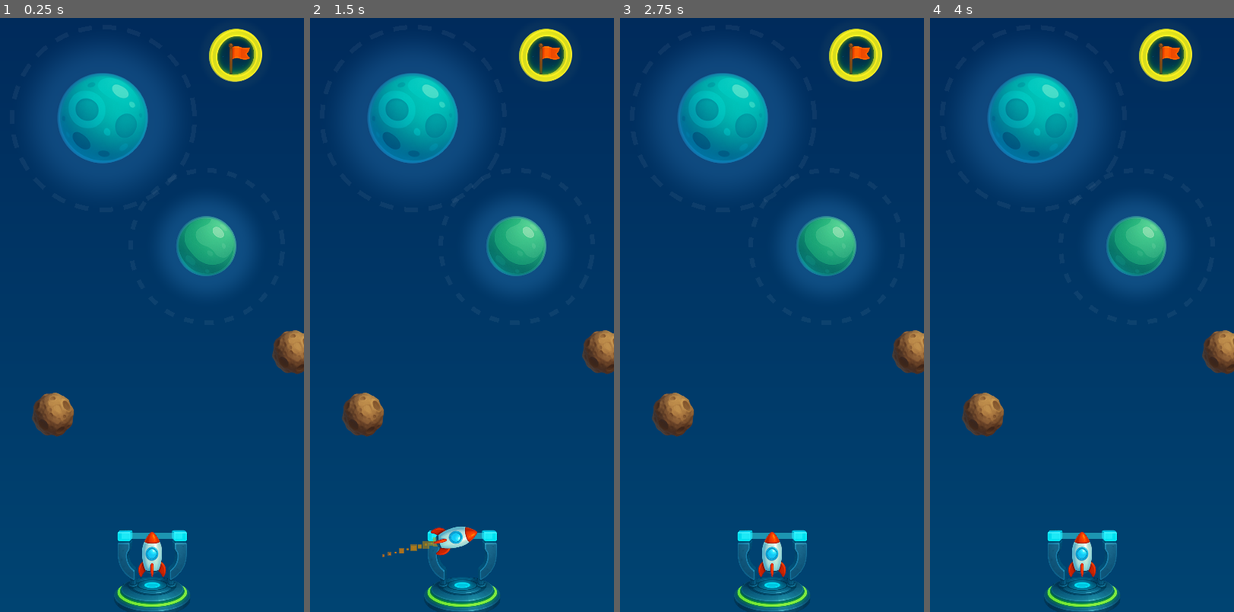
Above: before the commit, frames 1-4 (left to right).
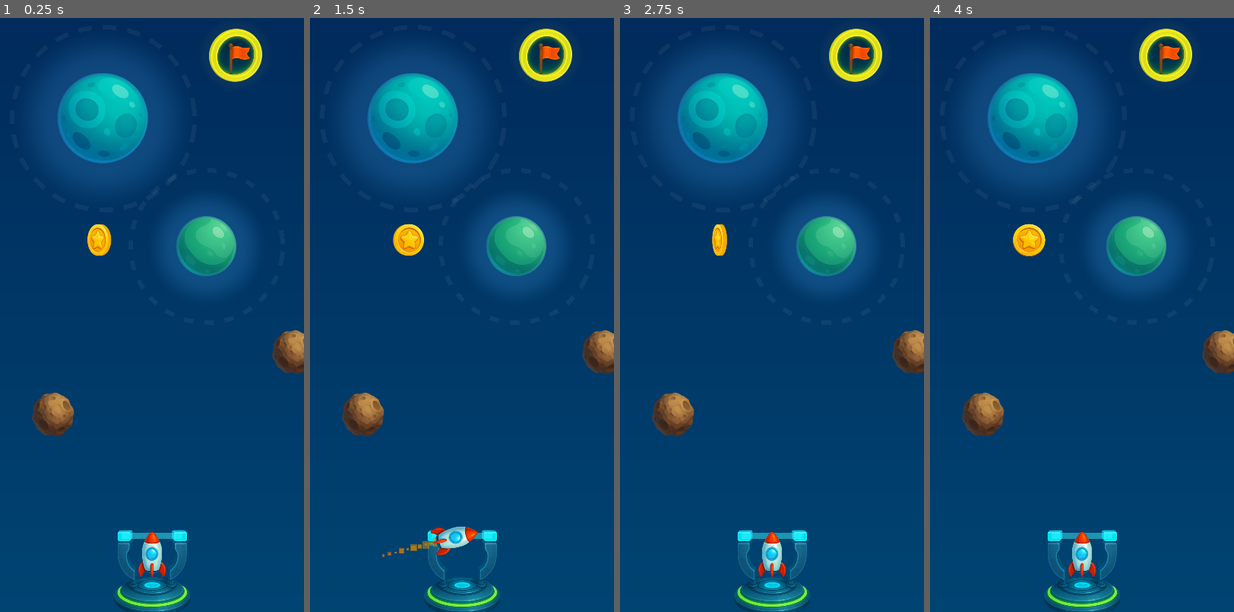
Above: after the commit, the same moments.

Repository: nbarkoch/spacecraft-launcher
Game: Godot game, scene res://scenes/game.tscn
Same seed, same stepped clock (60 frames per second), same inputs: the game is played once before the commit and once after it.
Inputs (mouse positions are in pixels of both pictures, inside the frame that each line leads up to):
- Up to frame 1 (0.25 s): no input
- Up to frame 2 (1.5 s): move the mouse to (462, 582) at 0.52 s; press the mouse at (462, 582) at 0.53 s; move the mouse to (401, 338) at 1.27 s; release the mouse at (401, 338) at 1.28 s; click (401, 338) at 1.35 s
- Up to frame 3 (2.75 s): move the mouse to (802, 172) at 2.02 s; press the mouse at (802, 172) at 2.03 s
- Up to frame 4 (4 s): move the mouse to (1066, 427) at 2.77 s; release the mouse at (1066, 427) at 2.78 s; click (1066, 427) at 2.85 s; move the mouse to (1173, 398) at 3.52 s; press the mouse at (1173, 398) at 3.53 s

The runs differ from the first frame. In frame 1, 0.3% of the frame differs, in the area x 28-37%, y 34-40%; in frame 2, 0.4%; in frame 3, 0.2%; in frame 4, 0.5%, in the area x 27-38%, y 34-41%.

Commit message:
improve coin and dead

Diff:
--- /dev/null
+++ b/scenes/coin.tscn
@@ -0,0 +1,130 @@
+[gd_scene load_steps=15 format=3 uid="uid://bryh4m50q0dgo"]
+
+[ext_resource type="Texture2D" uid="uid://bm5lux7wue7t8" path="res://sprites/coin_anim.png" id="1_3l7rd"]
+[ext_resource type="Script" path="res://scripts/coin.gd" id="1_yc21c"]
+[ext_resource type="Texture2D" uid="uid://g3lbvs45lr1l" path="res://sprites/s_star.png" id="2_8j4ft"]
+
+[sub_resource type="AtlasTexture" id="AtlasTexture_46swt"]
+atlas = ExtResource("1_3l7rd")
+region = Rect2(0, 0, 130, 130)
+
+[sub_resource type="AtlasTexture" id="AtlasTexture_0k2kr"]
+atlas = ExtResource("1_3l7rd")
+region = Rect2(131, 0, 130, 130)
+
+[sub_resource type="AtlasTexture" id="AtlasTexture_g260p"]
+atlas = ExtResource("1_3l7rd")
+region = Rect2(262, 0, 130, 130)
+
+[sub_resource type="AtlasTexture" id="AtlasTexture_7o4m7"]
+atlas = ExtResource("1_3l7rd")
+region = Rect2(393, 0, 130, 130)
+
+[sub_resource type="AtlasTexture" id="AtlasTexture_lbq65"]
+atlas = ExtResource("1_3l7rd")
+region = Rect2(524, 0, 130, 130)
+
+[sub_resource type="AtlasTexture" id="AtlasTexture_1e488"]
+atlas = ExtResource("1_3l7rd")
+region = Rect2(655, 0, 130, 130)
+
+[sub_resource type="AtlasTexture" id="AtlasTexture_xtaty"]
+atlas = ExtResource("1_3l7rd")
+region = Rect2(786, 0, 130, 130)
+
+[sub_resource type="AtlasTexture" id="AtlasTexture_c1rco"]
+atlas = ExtResource("1_3l7rd")
+region = Rect2(917, 0, 130, 130)
+
+[sub_resource type="SpriteFrames" id="SpriteFrames_4ytrr"]
+animations = [{
+"frames": [{
+"duration": 1.0,
+"texture": SubResource("AtlasTexture_46swt")
+}, {
+"duration": 1.0,
+"texture": SubResource("AtlasTexture_0k2kr")
+}, {
+"duration": 1.0,
+"texture": SubResource("AtlasTexture_g260p")
+}, {
+"duration": 1.0,
+"texture": SubResource("AtlasTexture_7o4m7")
+}, {
+"duration": 1.0,
+"texture": SubResource("AtlasTexture_lbq65")
+}, {
+"duration": 1.0,
+"texture": SubResource("AtlasTexture_1e488")
+}, {
+"duration": 1.0,
+"texture": SubResource("AtlasTexture_xtaty")
+}, {
+"duration": 1.0,
+"texture": SubResource("AtlasTexture_c1rco")
+}],
+"loop": true,
+"name": &"new_animation",
+"speed": 10.0
+}]
+
+[sub_resource type="CircleShape2D" id="CircleShape2D_vw6yo"]
+radius = 10.0499
+
+[sub_resource type="Curve" id="Curve_a10ua"]
+_data = [Vector2(0, 1), 0.0, 0.0, 0, 0, Vector2(0.495677, 0.00338209), 0.0, 0.0, 0, 0]
+point_count = 2
+
+[node name="Coin" type="Area2D"]
+z_index = -1
+script = ExtResource("1_yc21c")
+
+[node name="AnimatedSprite2D" type="AnimatedSprite2D" parent="."]
+position = Vector2(0, 1.90735e-06)
+scale = Vector2(0.230769, 0.230769)
+sprite_frames = SubResource("SpriteFrames_4ytrr")
+animation = &"new_animation"
+autoplay = "new_animation"
+frame_progress = 0.0403356
+
+[node name="CollisionShape" type="CollisionShape2D" parent="."]
+shape = SubResource("CircleShape2D_vw6yo")
+
+[node name="CollectionEffect" type="Node2D" parent="."]
+
+[node name="StarParticles" type="CPUParticles2D" parent="CollectionEffect"]
+emitting = false
+amount = 5
+lifetime = 0.8
+one_shot = true
+explosiveness = 1.0
+texture = ExtResource("2_8j4ft")
+direction = Vector2(0, 0)
+spread = 180.0
+gravity = Vector2(0, 0)
+initial_velocity_min = 50.0
+initial_velocity_max = 150.0
+damping_min = 2.0
+damping_max = 4.0
+scale_amount_min = 0.5
+scale_amount_curve = SubResource("Curve_a10ua")
+color = Color(1, 0.875258, 0.625109, 0.921569)
+
+[node name="LightBurst" type="CPUParticles2D" parent="CollectionEffect"]
+emitting = false
+lifetime = 0.5
+one_shot = true
+explosiveness = 1.0
+emission_shape = 4
+emission_points = PackedVector2Array()
+emission_colors = PackedColorArray()
+direction = Vector2(0, 0)
+spread = 180.0
+gravity = Vector2(0, 0)
+initial_velocity_min = 76.5
+initial_velocity_max = 98.36
+scale_amount_min = 0.0
+scale_amount_max = 4.0
+color = Color(1, 0.956863, 1, 0.815686)
+
+[connection signal="body_entered" from="." to="." method="_on_body_entered"]
--- a/scenes/game.tscn
+++ b/scenes/game.tscn
@@ -7,6 +7,7 @@
 [ext_resource type="PackedScene" uid="uid://et54j7lrftig" path="res://scenes/planets/planet_g.tscn" id="5_qgthy"]
 [ext_resource type="PackedScene" uid="uid://vvpan4smuxbd" path="res://scenes/target_area.tscn" id="6_64vpg"]
 [ext_resource type="PackedScene" uid="uid://d0ac4c4klebkb" path="res://scenes/meteroid.tscn" id="7_kueth"]
+[ext_resource type="PackedScene" uid="uid://bryh4m50q0dgo" path="res://scenes/coin.tscn" id="8_4lg0d"]
 
 [node name="Game" type="Node2D"]
 
@@ -35,3 +36,6 @@
 
 [node name="Meteroid2" parent="." instance=ExtResource("7_kueth")]
 position = Vector2(93, 29)
+
+[node name="Coin" parent="." instance=ExtResource("8_4lg0d")]
+position = Vector2(-35, -44)
--- /dev/null
+++ b/scripts/coin.gd
@@ -0,0 +1,19 @@
+extends Area2D
+
+
+# Called when the node enters the scene tree for the first time.
+func _ready():
+	pass # Replace with function body.
+
+
+func play_effect():
+	$CollectionEffect/StarParticles.restart()
+	$CollectionEffect/LightBurst.restart()
+	$AnimatedSprite2D.queue_free()
+	await get_tree().create_timer(1.0).timeout
+	queue_free()
+
+
+func _on_body_entered(body):
+	if body is Spacecraft:
+		play_effect()
--- a/scripts/planet.gd
+++ b/scripts/planet.gd
@@ -99,5 +99,6 @@
 	"""Handle spacecraft collision with planet surface"""
 	if body is Spacecraft:
 		body.exit_gravity_assist()
+		body.is_dead = true
 		await get_tree().create_timer(1.5).timeout
 		body.destroy()
--- a/scripts/spacecraft.gd
+++ b/scripts/spacecraft.gd
@@ -3,7 +3,7 @@
 
 # Gravity assist
 var gravity_assist: GravityAssist = null
-
+var is_dead = false
 # Fire effect
 @onready var fire_particles: CPUParticles2D = $FireParticles
 
@@ -43,7 +43,7 @@
 	print("Started gravity assist")
 
 func apply_gravity_assist(delta):
-	if not gravity_assist:
+	if not gravity_assist or is_dead:
 		return
 
 	var gravity_force = gravity_assist.update_curve(delta, global_position)
Not shown: 1 places in scenes/game.tscn that only renumber resources
Binary file changed: sprites/coin.png
Binary file added: sprites/coin_anim.png
Not shown, added: sprites/coin_anim.png.import
Binary file added: sprites/s_star.png
Not shown, added: sprites/s_star.png.import
